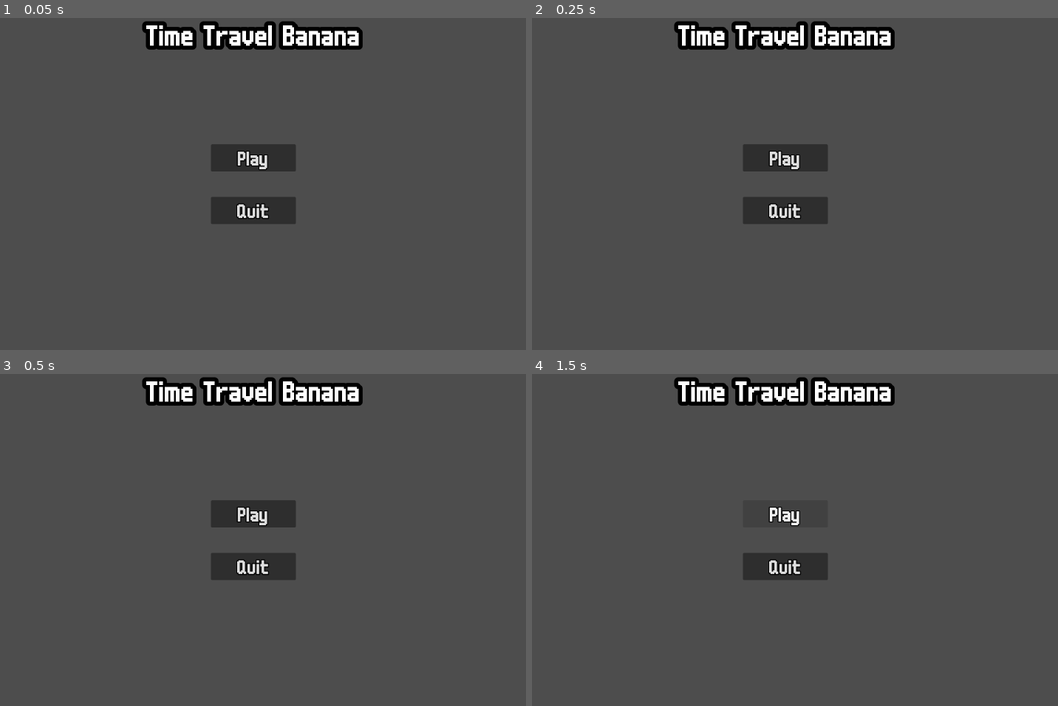
Above: before the commit, frames 1-4 (two rows, left to right).
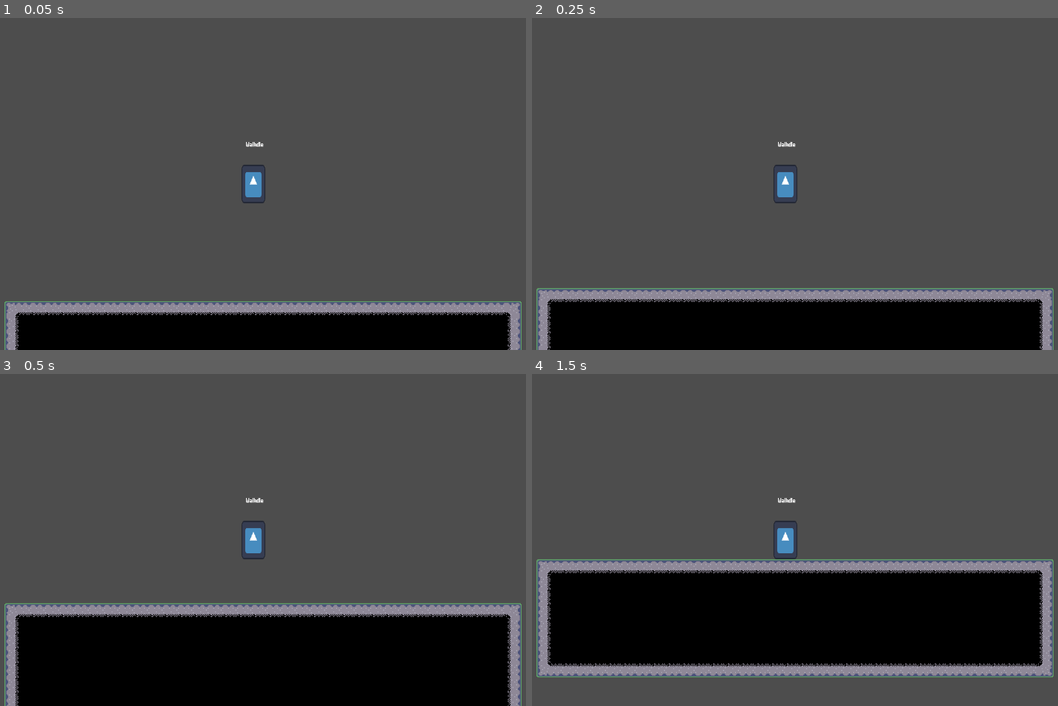
Above: after the commit, the same moments.

Repository: DinoStarBros/TimeTravelBananaJameGam
Game: Godot game, scene res://Screens/Arena/arena.tscn
Same seed, same stepped clock (60 frames per second), same inputs: the game is played once before the commit and once after it. Before the commit the project starts from res://Screens/TitleScreen/title_screen.tscn. The engine's default icon, where the game draws it, is replaced by a stand-in: a white triangle on a blue panel in a dark square.
Inputs (mouse positions are in pixels of both pictures, inside the frame that each line leads up to):
- Up to frame 1 (0.05 s): no input
- Up to frame 2 (0.25 s): no input
- Up to frame 3 (0.5 s): no input
- Up to frame 4 (1.5 s): click (784, 513) at 0.5 s, where only the run before the commit has a clickable "Play"; click (784, 513) at 1.25 s, where only the run before the commit has a clickable "Play"

The runs differ from the first frame. In frame 1, 20% of the frame differs, in the area x 0-100%, y 0-100%; in frame 2, 24%; in frame 3, 36%; in frame 4, 38%, in the area x 0-100%, y 0-92%.

Commit message:
Added some states

Diff:
--- /dev/null
+++ b/Entities/Player/PlayerStates/attack.gd
@@ -0,0 +1 @@
+extends State
--- /dev/null
+++ b/Entities/Player/PlayerStates/boomerang_charge.gd
@@ -0,0 +1 @@
+extends State
--- /dev/null
+++ b/Entities/Player/PlayerStates/boomerang_throw.gd
@@ -0,0 +1 @@
+extends State
--- /dev/null
+++ b/Entities/Player/PlayerStates/jump.gd
@@ -0,0 +1 @@
+extends State
--- /dev/null
+++ b/Entities/Player/PlayerStates/walkdle.gd
@@ -0,0 +1,4 @@
+extends State
+
+func update(delta: float) -> void:
+	pass
--- a/Entities/Player/player.tscn
+++ b/Entities/Player/player.tscn
@@ -2,9 +2,57 @@
 
 [ext_resource type="Script" uid="uid://ddfgra12fia2h" path="res://Entities/Player/player.gd" id="1_mv1ah"]
 [ext_resource type="Script" uid="uid://dt7cm1xlfpp7q" path="res://Entities/Player/camera.gd" id="2_3uyv8"]
+[ext_resource type="Texture2D" uid="uid://cnjyclcu2sh8l" path="res://icon.svg" id="3_lu8i8"]
+[ext_resource type="Script" uid="uid://cq31qgpvffhy8" path="res://StateMachineStuff/state_machine.gd" id="4_tekja"]
+[ext_resource type="Script" uid="uid://xlg5v4daw5s0" path="res://Entities/Player/PlayerStates/walkdle.gd" id="5_5c2io"]
+[ext_resource type="Script" uid="uid://b47lb8p18ml02" path="res://Entities/Player/PlayerStates/boomerang_charge.gd" id="6_4wf4l"]
+[ext_resource type="Script" uid="uid://d2x3yayfxcxqk" path="res://Entities/Player/PlayerStates/boomerang_throw.gd" id="7_01a4e"]
+[ext_resource type="Script" uid="uid://d4clgcc4hjp0c" path="res://Entities/Player/PlayerStates/attack.gd" id="8_lub02"]
+[ext_resource type="Script" uid="uid://tim43anrvaa7" path="res://Entities/Player/PlayerStates/jump.gd" id="9_x1y6q"]
+
+[sub_resource type="RectangleShape2D" id="RectangleShape2D_lu8i8"]
+size = Vector2(50, 84)
 
 [node name="Player" type="CharacterBody2D" unique_id=1435043277]
 script = ExtResource("1_mv1ah")
 
 [node name="Camera" type="Camera2D" parent="." unique_id=315308836]
 script = ExtResource("2_3uyv8")
+
+[node name="environmentCollision" type="CollisionShape2D" parent="." unique_id=403276698]
+shape = SubResource("RectangleShape2D_lu8i8")
+
+[node name="Icon" type="Sprite2D" parent="." unique_id=913155926]
+scale = Vector2(0.4, 0.65624994)
+texture = ExtResource("3_lu8i8")
+
+[node name="Label" type="Label" parent="." unique_id=263212395]
+offset_left = -16.0
+offset_top = -95.0
+offset_right = 24.0
+offset_bottom = -78.0
+text = "bruhhh"
+
+[node name="StateMachine" type="Node" parent="." unique_id=31615284 node_paths=PackedStringArray("initial_state", "debug")]
+script = ExtResource("4_tekja")
+initial_state = NodePath("Walkdle")
+debug = NodePath("../Label")
+
+[node name="Walkdle" type="Node" parent="StateMachine" unique_id=1249321070]
+script = ExtResource("5_5c2io")
+
+[node name="BoomerangCharge" type="Node" parent="StateMachine" unique_id=1519397031]
+script = ExtResource("6_4wf4l")
+
+[node name="BoomerangThrow" type="Node" parent="StateMachine" unique_id=610748440]
+script = ExtResource("7_01a4e")
+
+[node name="Attack" type="Node" parent="StateMachine" unique_id=380533750]
+script = ExtResource("8_lub02")
+
+[node name="Jump" type="Node" parent="StateMachine" unique_id=1848235840]
+script = ExtResource("9_x1y6q")
+
+[node name="Attack3" type="Node" parent="StateMachine" unique_id=841095829]
+
+[node name="Attack4" type="Node" parent="StateMachine" unique_id=2144808454]
--- a/Globals/Global.gd
+++ b/Globals/Global.gd
@@ -1 +1,3 @@
 extends Node
+
+var camera : Camera
--- a/Screens/TitleScreen/title_screen.gd
+++ b/Screens/TitleScreen/title_screen.gd
@@ -6,7 +6,7 @@
 	%quit.pressed.connect(_quit_pressed)
 
 func _play_pressed() -> void:
-	pass
+	SceneManager.change_scene("res://Screens/Arena/arena.tscn")
 
 func _quit_pressed() -> void:
 	get_tree().quit()
--- a/project.godot
+++ b/project.godot
@@ -11,7 +11,7 @@
 [application]
 
 config/name="TimeTravelBananaJameGam"
-run/main_scene="uid://c4ecfyprkicdg"
+run/main_scene="uid://bgma6xug5hb8h"
 config/features=PackedStringArray("4.6", "Forward Plus")
 config/icon="res://icon.svg"
 
@@ -21,6 +21,7 @@
 GlobalSignals="*uid://bvrfcn21eb1i7"
 References="*uid://cg77e2ggql58v"
 MusicManager="*uid://bt5om726jb4ul"
+SceneManager="*uid://j20v4cg7v8m1"
 
 [debug]
 
@@ -38,9 +39,19 @@
 window/stretch/mode="viewport"
 window/stretch/aspect="ignore"
 
+[editor_plugins]
+
+enabled=PackedStringArray("res://addons/AsepriteWizard/plugin.cfg", "res://addons/scene_manager/plugin.cfg")
+
 [gui]
 
 theme/custom_font="uid://c2mceub1ypsdr"
+
+[layer_names]
+
+2d_physics/layer_1="Environment"
+2d_physics/layer_2="Hurtboxes"
+2d_physics/layer_3="Hitboxes"
 
 [physics]
 
Not shown, added: Entities/Player/PlayerStates/attack.gd.uid
Not shown, added: Entities/Player/PlayerStates/boomerang_charge.gd.uid
Not shown, added: Entities/Player/PlayerStates/boomerang_throw.gd.uid
Not shown, added: Entities/Player/PlayerStates/jump.gd.uid
Not shown, added: Entities/Player/PlayerStates/walkdle.gd.uid
